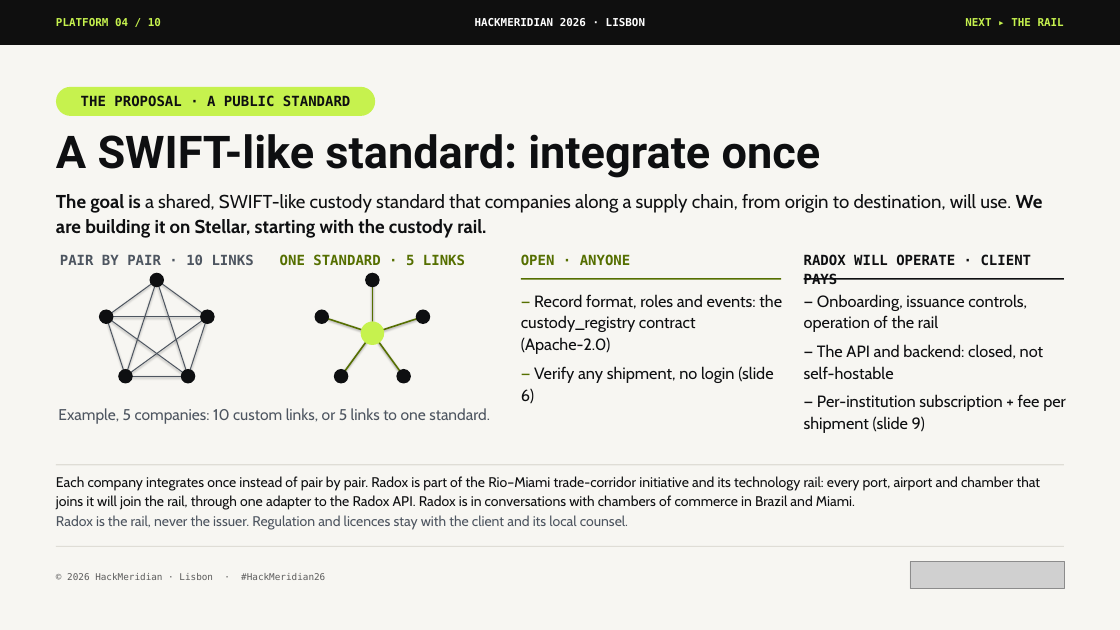
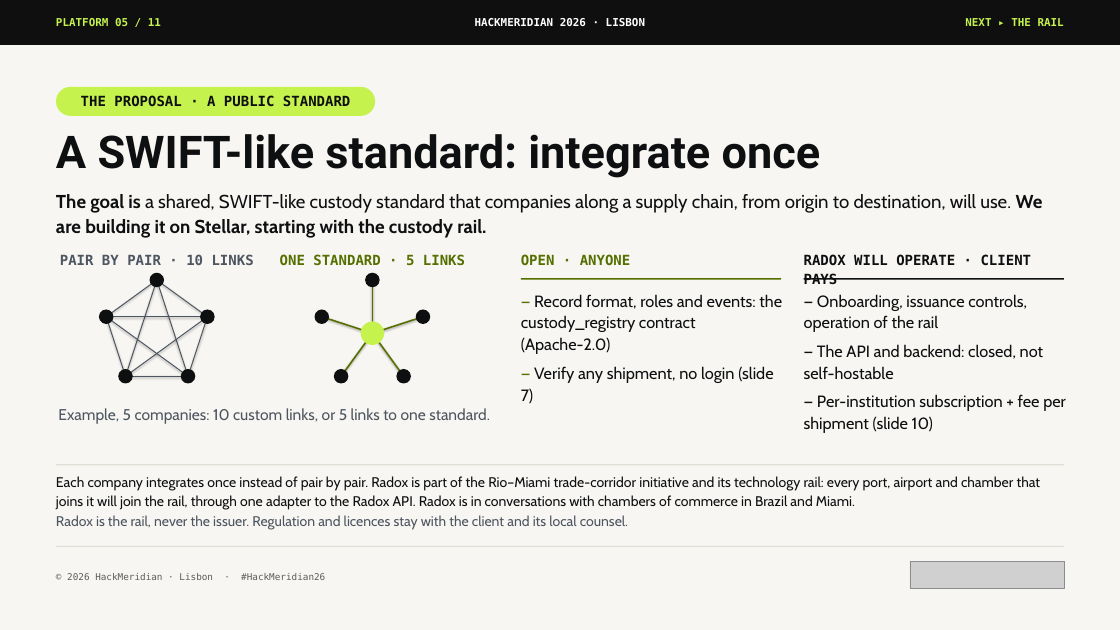
Before and after one commit to pwsaragossy/hackmeridian-cos, a slide deck: slide 5 of projects/hackmeridian-rail/deck/radox-custody-rail.pptx (slide 4 before the commit). Drawn at 1120x630 pixels with LibreOffice and Linux fonts; fonts in the diff are those of the drawing; grey boxes stand for pictures. Boxes give left, top, right and bottom in pixels: in the first picture for what was removed or moved away, otherwise in the second. Text is boxed around its words. In the diff, an @@ line names an element or a change of style, - is before the commit and + after.

```diff
--- a/projects/hackmeridian-rail/deck/radox-custody-rail.pptx
+++ b/projects/hackmeridian-rail/deck/radox-custody-rail.pptx
@@ text at bbox=[56, 18, 161, 26]: text changed @@
-PLATFORM 04 / 10
+PLATFORM 05 / 11
@@ text at bbox=[521, 366, 773, 404]: text changed @@
-— Verify any shipment, no login (slide 6)
+— Verify any shipment, no login (slide 7)
@@ text at bbox=[804, 394, 1066, 433]: text changed @@
-— Per-institution subscription + fee per shipment (slide 9)
+— Per-institution subscription + fee per shipment (slide 10)
```
Also in this commit, not shown: 9 other slides changed, 1 slide added, 8 other files.
